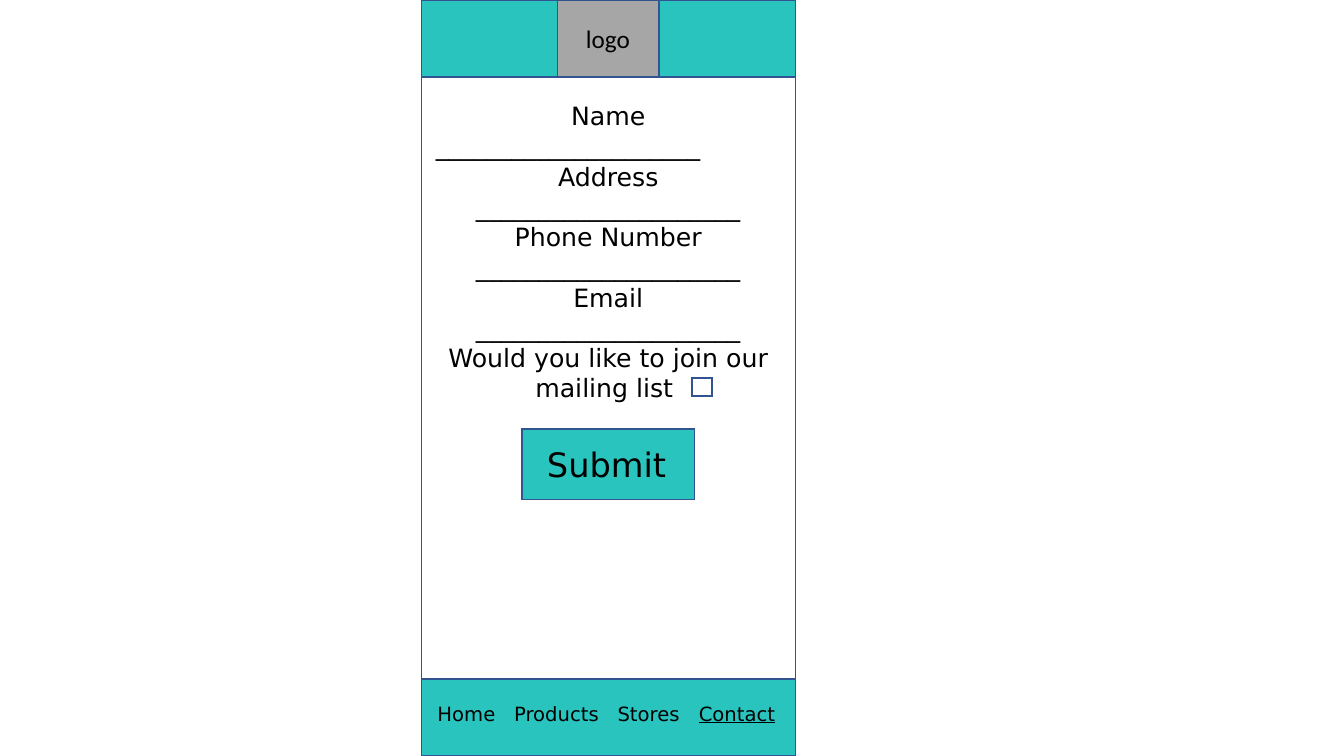
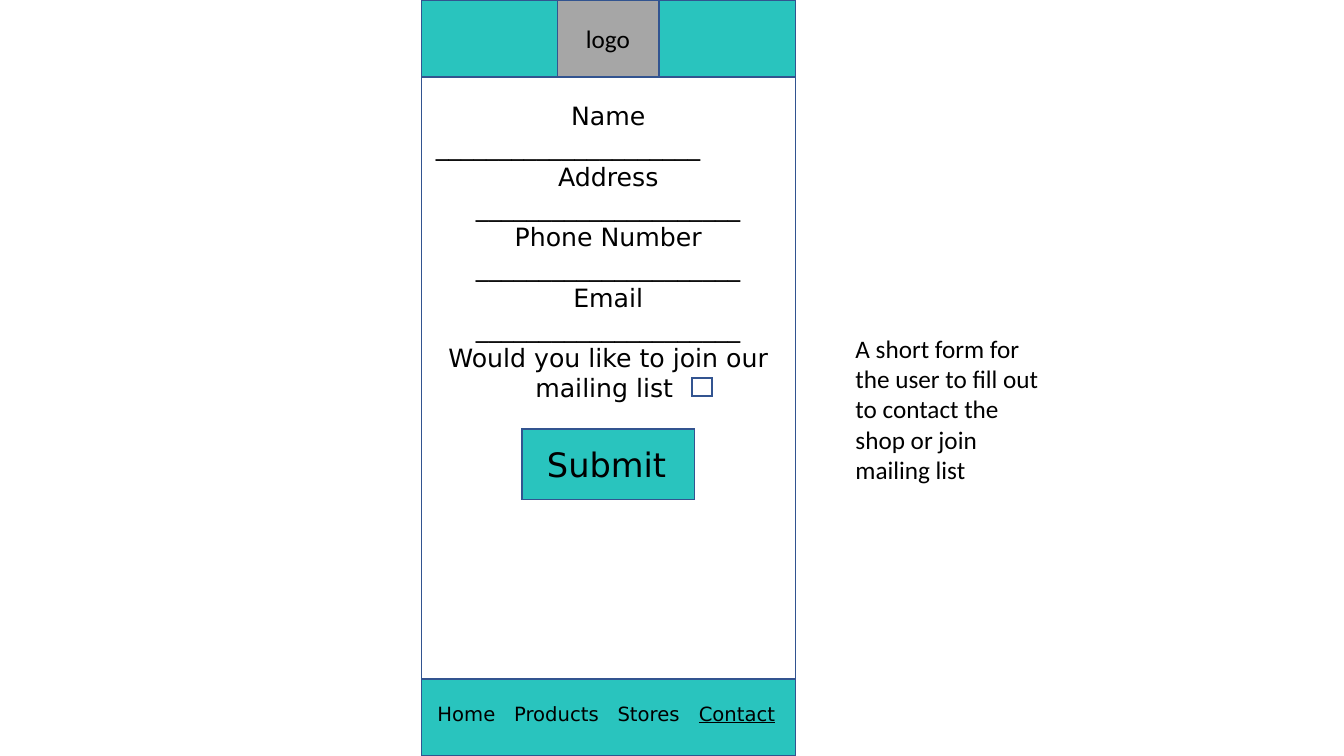
Before and after one commit to saramissak/67250-Web-Development-Project, a slide deck: slide 11 of Documents/High fidelity wireframe.pptx. Drawn at 1344x756 pixels with LibreOffice and Linux fonts; fonts in the diff are those of the drawing. Boxes give left, top, right and bottom in pixels: in the first picture for what was removed or moved away, otherwise in the second. Text is boxed around its words. In the diff, an @@ line names an element or a change of style, - is before the commit and + after.

```diff
--- a/Documents/High fidelity wireframe.pptx
+++ b/Documents/High fidelity wireframe.pptx
@@ text added at [855,340,1038,484], 18 pt, text #000000 @@
+A short form for the user to fill out to contact the shop or join mailing list
```
Also in this commit, not shown: 8 other slides changed, 1 slide added, 1 slide removed, 15 other files.
